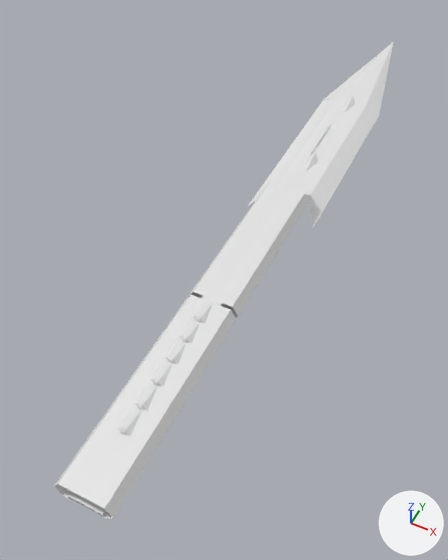
An edit to the Blender file 3DModels/Flight1.blend, drawn before and after from the same camera.
The view is the same before and after, from a camera (50 mm lens) standing at (8.6, -25.8, 22.5) and looking at (-1.7, -5.2, -3.1). Arrows for +X, +Y and +Z are at lower right; the lights stay in place.

Objects in the first picture: 'Segment1', 'Segment2', 'Segment3', 'Segment4'.
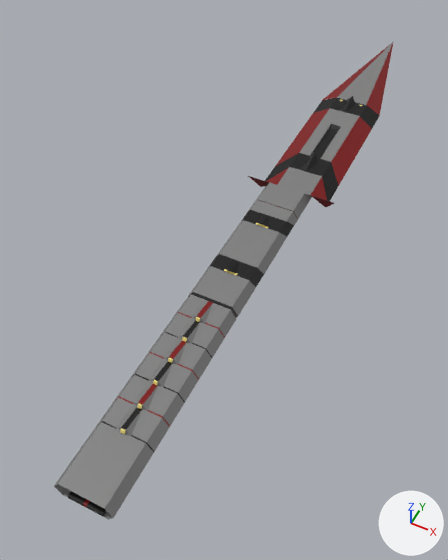
Where the change shows, as pixel boxes (x1, y1, x2, y2) in the pictures (448 x 560 px):
'Segment2', reshaped (18% wider)
    before: (188, 182, 312, 317)
    after: (188, 176, 334, 317)
'Segment3', reshaped (11% narrower, 15% shorter)
    before: (248, 96, 379, 227)
    after: (263, 96, 380, 207)
'Segment4', recoloured
    both: (323, 41, 394, 115)
part 1 of me_plane, added
    after: (188, 176, 334, 316)
part 2 of me_plane, recoloured
    both: (188, 182, 312, 317)
part 3 of me_plane_001, added
    after: (68, 445, 105, 516)
part 4 of me_plane_001, recoloured (white to grey)
    both: (54, 294, 236, 520)
part 5 of me_plane_002, built on
    before: (248, 98, 379, 227)
    after: (263, 98, 380, 207)
part 6 of me_plane_002, recoloured (white to grey)
    both: (288, 96, 356, 192)

Patch to the scene script:
```diff
--- a/3DModels/Flight1.blend.py
+++ b/3DModels/Flight1.blend.py
@@ img_map1texture_png @@
+img_map1texture_png = load_image('Map1Texture.png', 'Map1Texture.png', 64, 64, 'sRGB')
@@ mat_material @@
+mat_material = principled_material('Material')
+mat_material.texture = img_map1texture_png
@@ me_plane @@
 # used by ob_segment2; location = (0.0, -5.0, 0.0); scale = (1.0, 5.0, 1.0)
-me_plane.from_pydata(...)  # 62 vertices, 52 faces; spans x -1.3..1.3, y -1.0..1.0, z 0.0..1.0
+me_plane.from_pydata(...)  # 221 vertices, 192 faces; spans x -2.59..2.59, y -1.0..1.0, z -0.5..1.2
+# me_plane part 1: 159 vertices added at x -2.59..2.59, y -1.0..1.0, z -0.5..1.2
+# me_plane part 2: 26 faces spanning x -1.3..1.3, y -1.0..1.0, z 0.0..1.0 switch from no material to mat_material (picture img_map1texture_png)
@@ me_plane_001 @@
 # used by ob_segment1; location = (0.0, -15.0, 0.0); scale = (1.0, 5.0, 1.0)
-me_plane_001.from_pydata(...)  # 264 vertices, 250 faces; spans x -1.3..1.3, y -1.0..1.0, z 0.0..1.2
+me_plane_001.from_pydata(...)  # 360 vertices, 340 faces; spans x -1.3..1.3, y -1.0..1.0, z 0.0..1.2
+# me_plane_001 part 3: 96 vertices added at x -1.3..1.3, y -1.0..1.0, z 0.0..0.5
+# me_plane_001 part 4: 229 faces spanning x -1.3..1.3, y -1.0..1.0, z 0.0..1.2 switch from no material to mat_material (picture img_map1texture_png)
@@ me_plane_002 @@
 # used by ob_segment3; location = (0.0, 5.0, 0.0); scale = (1.0, 5.0, 1.0)
-me_plane_002.from_pydata(...)  # 62 vertices, 48 faces; spans x -1.95..1.95, y -1.38..1.0, z -0.5..0.4
+me_plane_002.from_pydata(...)  # 102 vertices, 84 faces; spans x -1.99..1.99, y -1.0..1.0, z -0.5..0.4
+# me_plane_002 part 5: 16 vertices moved from x -1.95..1.95, y -1.38..1.0, z -0.5 to x -1.99..1.99, y -1.0..1.0, z -0.5; 40 vertices added at x -0.78..0.78, y -1.0..1.0, z -0.1..0.0
+# me_plane_002 part 6: 34 faces spanning x -1.99..1.99, y -1.0..1.0, z -0.5..0.4 switch from no material to mat_material (picture img_map1texture_png)
@@ me_plane_003 @@
 me_plane_003.from_pydata(...)  # 7 vertices, 4 faces; spans x -2.0..1.94, y -1.0..1.0, z -0.5..0.0
+me_plane_003.materials.append(mat_material)  # picture img_map1texture_png
```
